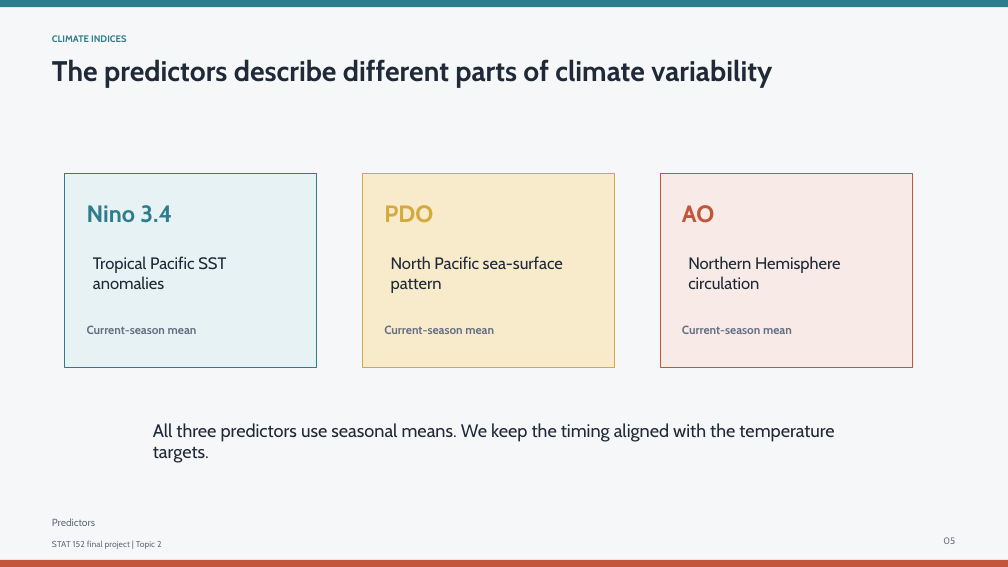
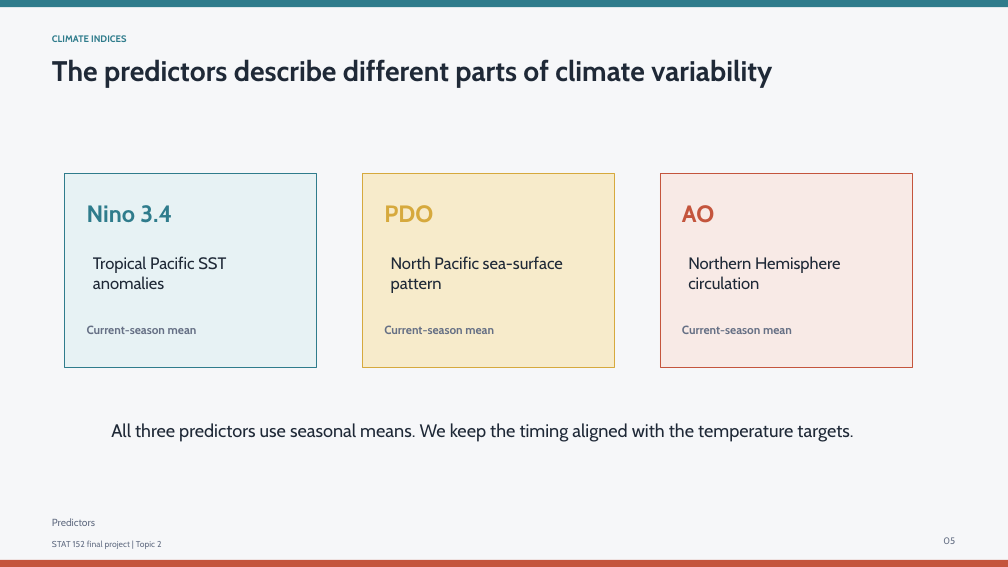
Before and after one commit to Cumuifreer/ucla-stats-152-final-project-topic2, a slide deck: slide 5 of coastal-temperature-prediction.pptx. Drawn at 1008x567 pixels with LibreOffice and Linux fonts; fonts in the diff are those of the drawing. Boxes give left, top, right and bottom in pixels: in the first picture for what was removed or moved away, otherwise in the second. Text is boxed around its words. In the diff, an @@ line names an element or a change of style, - is before the commit and + after.

```diff
--- a/coastal-temperature-prediction.pptx
+++ b/coastal-temperature-prediction.pptx
@@ text "All three predictors use seasonal ..." rewrapped from (153, 423, 834, 463) to (111, 423, 853, 442) @@
```
Also in this commit, not shown: 3 other slides changed, 5 other files.
